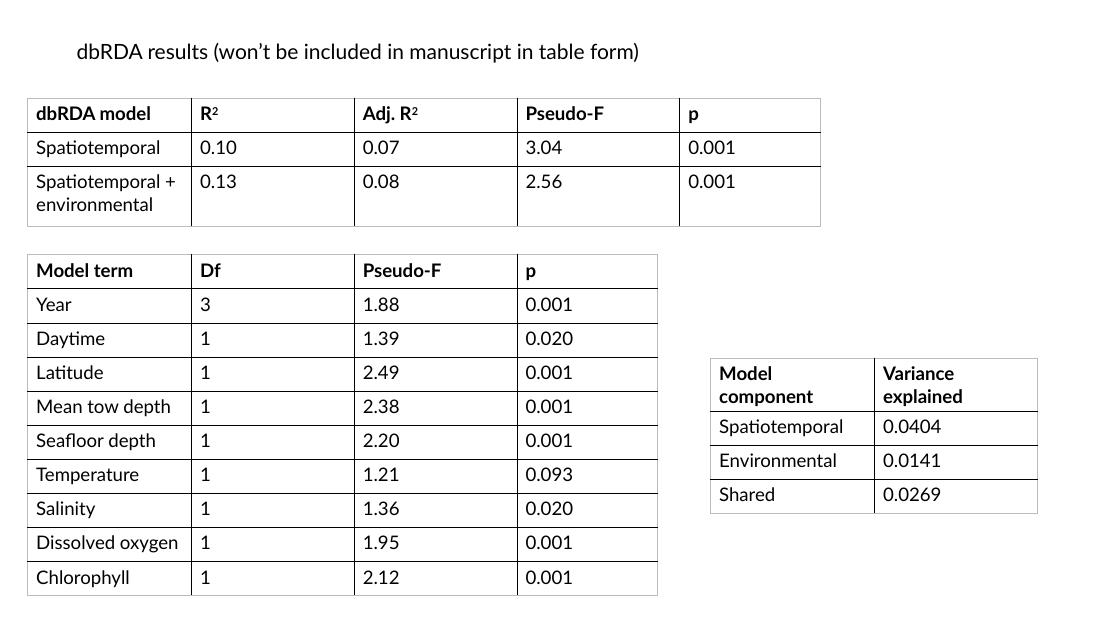
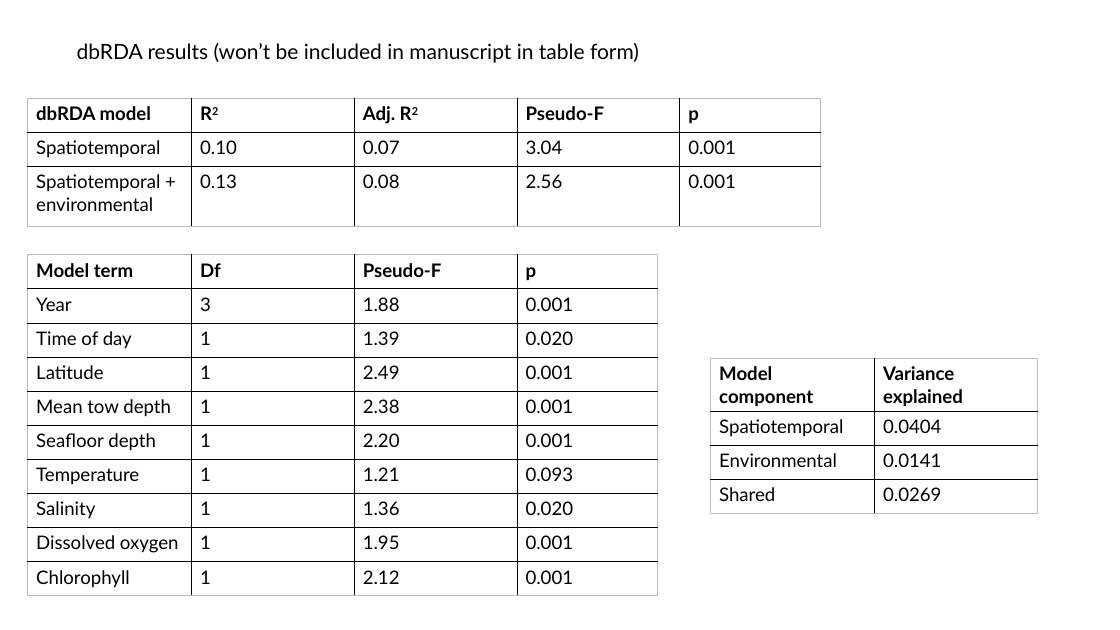
Before and after one commit to LukeABobay/larval-fish-community-analysis, a slide deck: slide 9 of Figures and tables final data set.pptx. Drawn at 1120x630 pixels with LibreOffice and Linux fonts; fonts in the diff are those of the drawing. Boxes give left, top, right and bottom in pixels: in the first picture for what was removed or moved away, otherwise in the second. Text is boxed around its words. In the diff, an @@ line names an element or a change of style, - is before the commit and + after.

Commit message:
Update figures

```diff
--- a/Figures and tables final data set.pptx
+++ b/Figures and tables final data set.pptx
@@ table at (x1=28, y1=255, x2=658, y2=596) @@
-row 3, column 1: Daytime
+row 3, column 1: Time of day
```
